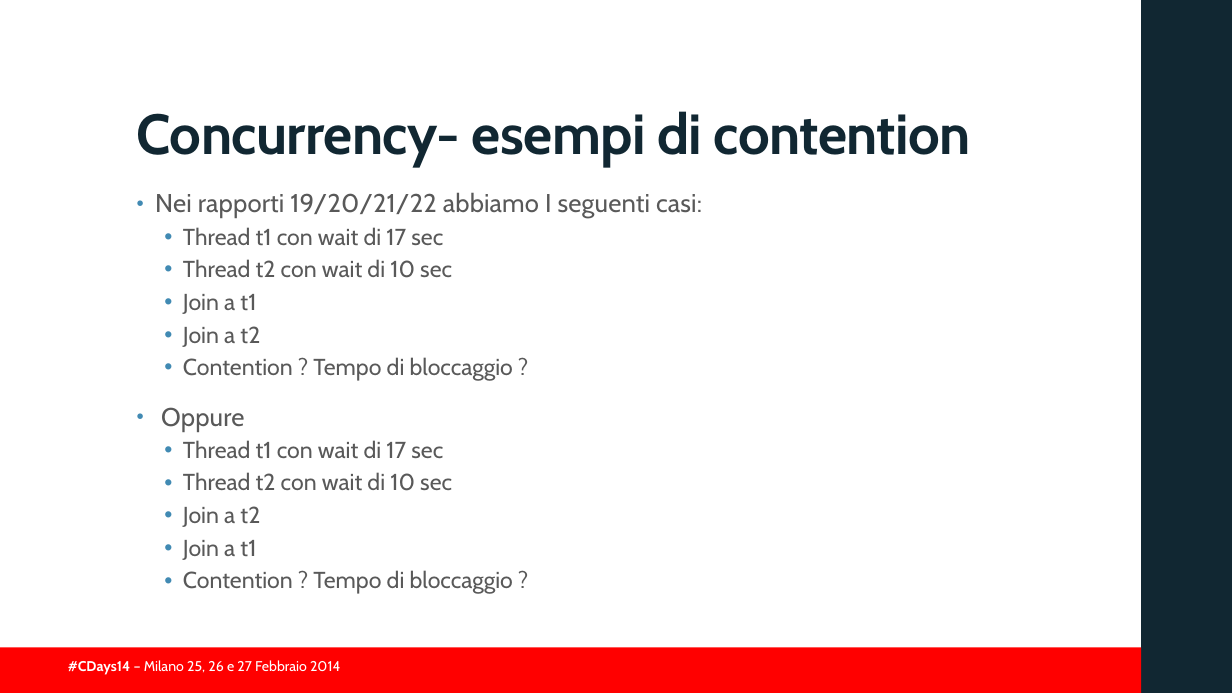
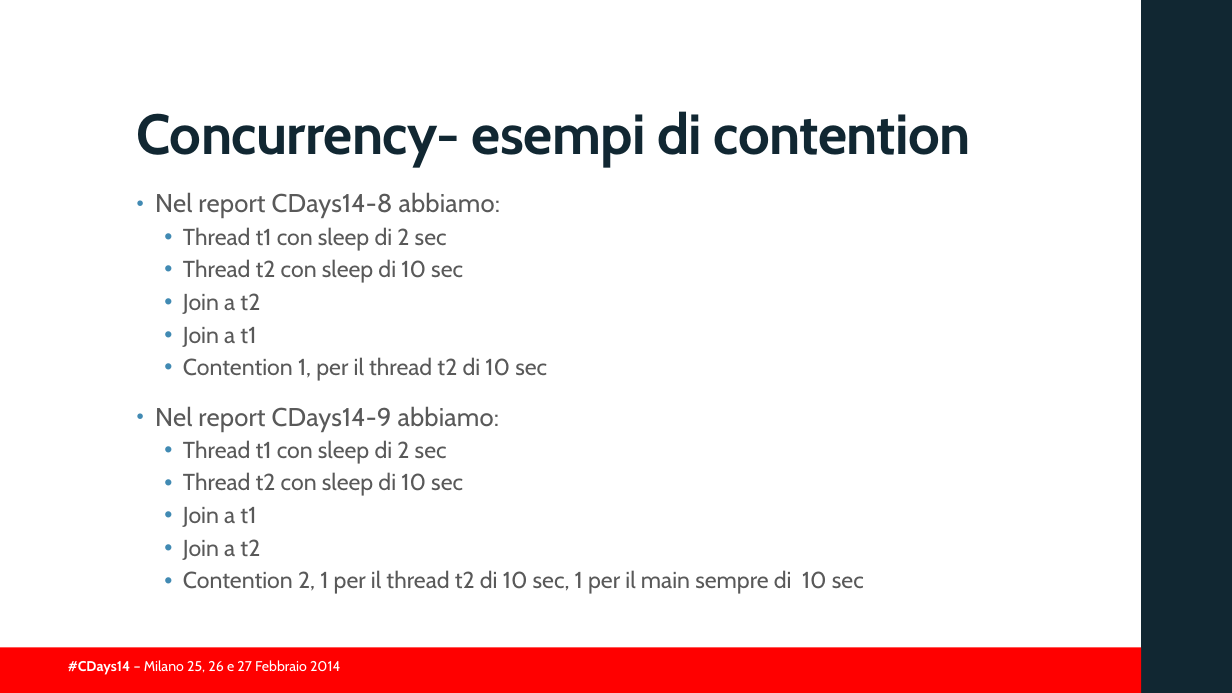
Before and after one commit to guidop/CDays14, a slide deck: slide 31 of presentazioneCDAYS2014.pptx. Drawn at 1232x693 pixels with LibreOffice and Linux fonts; fonts in the diff are those of the drawing; background and template pictures are left out. Boxes give left, top, right and bottom in pixels: in the first picture for what was removed or moved away, otherwise in the second. Text is boxed around its words. In the diff, an @@ line names an element or a change of style, - is before the commit and + after.

```diff
--- a/presentazioneCDAYS2014.pptx
+++ b/presentazioneCDAYS2014.pptx
@@ text at (155, 192, 547, 496): text changed @@
-• Nei rapporti 19/20/21/22 abbiamo I seguenti casi:
-  • Thread t1 con wait di 17 sec
-  • Thread t2 con wait di 10 sec
+• Nel report CDays14-8 abbiamo:
+  • Thread t1 con sleep di 2 sec
+  • Thread t2 con sleep di 10 sec
+  • Join a t2
+  • Join a t1
+  • Contention 1, per il thread t2 di 10 sec
+• Nel report CDays14-9 abbiamo:
+  • Thread t1 con sleep di 2 sec
+  • Thread t2 con sleep di 10 sec
@@ text at (183, 570, 864, 594): text changed @@
-  • Contention ? Tempo di bloccaggio ?
-• Oppure
-  • Thread t1 con wait di 17 sec
-  • Thread t2 con wait di 10 sec
-  • Join a t2
-  • Join a t1
-  • Contention ? Tempo di bloccaggio ?
+  • Contention 2, 1 per il thread t2 di 10 sec, 1 per il main sempre di 10 sec
```
Also in this commit, not shown: 25 other slides changed, 1 slide removed, 3 other files.
